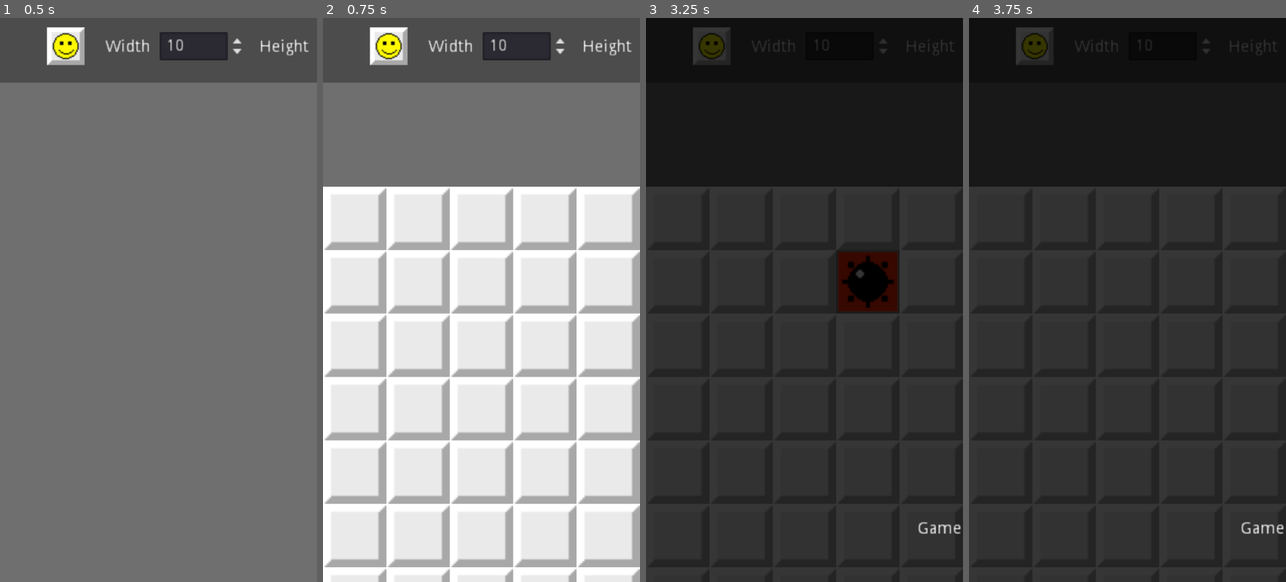
Above: before the commit, frames 1-4 (left to right).
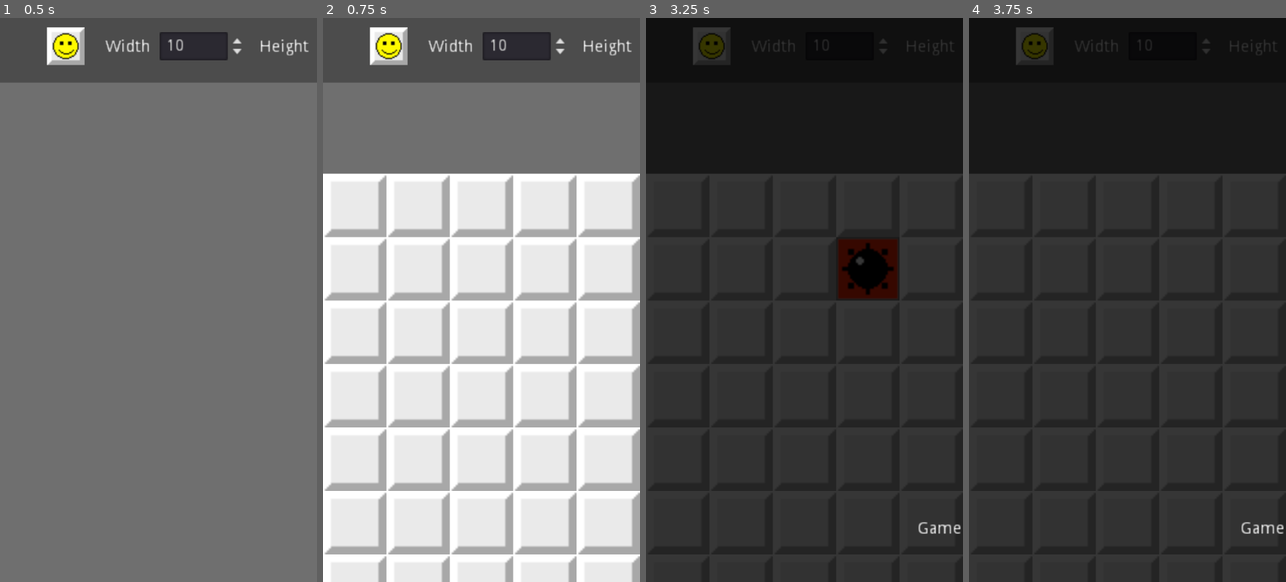
Above: after the commit, the same moments.

Repository: baiXfeng/godot-minesweeper
Game: Godot game, scene res://scene/main.tscn
The game is run twice, just before and just after one commit, with the same random seed, the same clock (stepped at 60 frames per second) and the same inputs.
Inputs (mouse positions are in pixels of both pictures, inside the frame that each line leads up to):
- Up to frame 1 (0.5 s): no input
- Up to frame 2 (0.75 s): click (389, 46) at 0.5 s
- Up to frame 3 (3.25 s): click (712, 46) at 1.25 s; click (712, 46) at 2 s; tap Enter at 2.75 s; move the mouse to (874, 271) at 2.77 s; click (874, 271) at 2.92 s
- Up to frame 4 (3.75 s): tap Space at 3.5 s; move the mouse to (1064, 328) at 3.52 s; click (1064, 328) at 3.67 s

Frame 1 is identical in both runs. In frame 2, 19% of the frame differs, in the area x 0-100%, y 27-99%; in frame 3, 3.5%; in frame 4, 2.0%.

Commit message:
link

Diff:
--- /dev/null
+++ b/scene/LinkButton.gd
@@ -0,0 +1,21 @@
+extends LinkButton
+
+
+# Declare member variables here. Examples:
+# var a = 2
+# var b = "text"
+
+
+# Called when the node enters the scene tree for the first time.
+func _ready():
+	pass # Replace with function body.
+
+
+# Called every frame. 'delta' is the elapsed time since the previous frame.
+#func _process(delta):
+#	pass
+
+
+func _on_pressed():
+
+	pass # Replace with function body.
--- a/scene/main.tscn
+++ b/scene/main.tscn
@@ -1,7 +1,8 @@
-[gd_scene load_steps=3 format=2]
+[gd_scene load_steps=4 format=2]
 
 [ext_resource path="res://scene/main.gd" type="Script" id=1]
 [ext_resource path="res://chunk/header.tscn" type="PackedScene" id=2]
+[ext_resource path="res://scene/LinkButton.gd" type="Script" id=3]
 
 [node name="Node" type="Node" groups=[
 "main",
@@ -11,7 +12,7 @@
 [node name="GameBox" type="Control" parent="."]
 margin_top = 110.0
 margin_right = 1080.0
-margin_bottom = 1760.0
+margin_bottom = 1716.0
 rect_clip_content = true
 __meta__ = {
 "_edit_use_anchors_": false
@@ -50,4 +51,17 @@
 __meta__ = {
 "_edit_use_anchors_": false
 }
+
+[node name="LinkButton" type="LinkButton" parent="."]
+margin_left = 314.999
+margin_top = 1740.8
+margin_right = 540.999
+margin_bottom = 1754.8
+rect_scale = Vector2( 2, 2 )
+text = "from: https://quanquan.pro/group/4"
+script = ExtResource( 3 )
+__meta__ = {
+"_edit_use_anchors_": false
+}
 [connection signal="pressed" from="Button" to="." method="_on_Button_pressed"]
+[connection signal="pressed" from="LinkButton" to="LinkButton" method="_on_pressed"]
